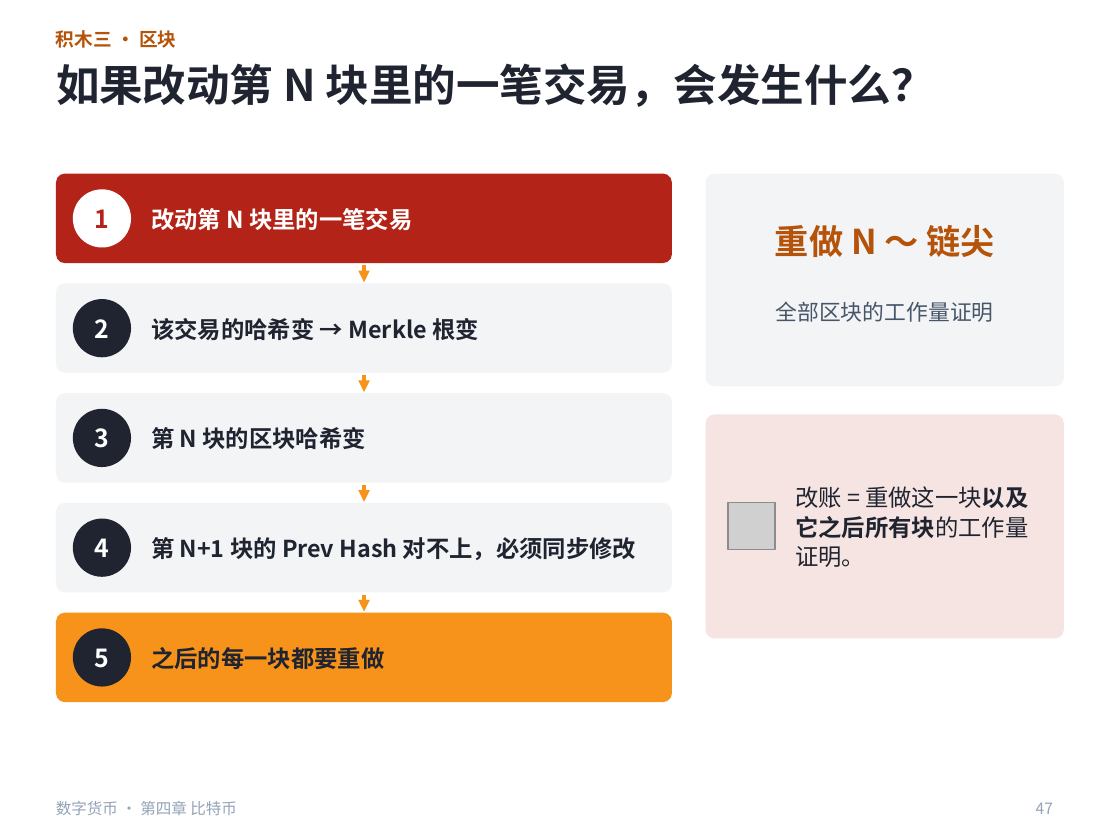
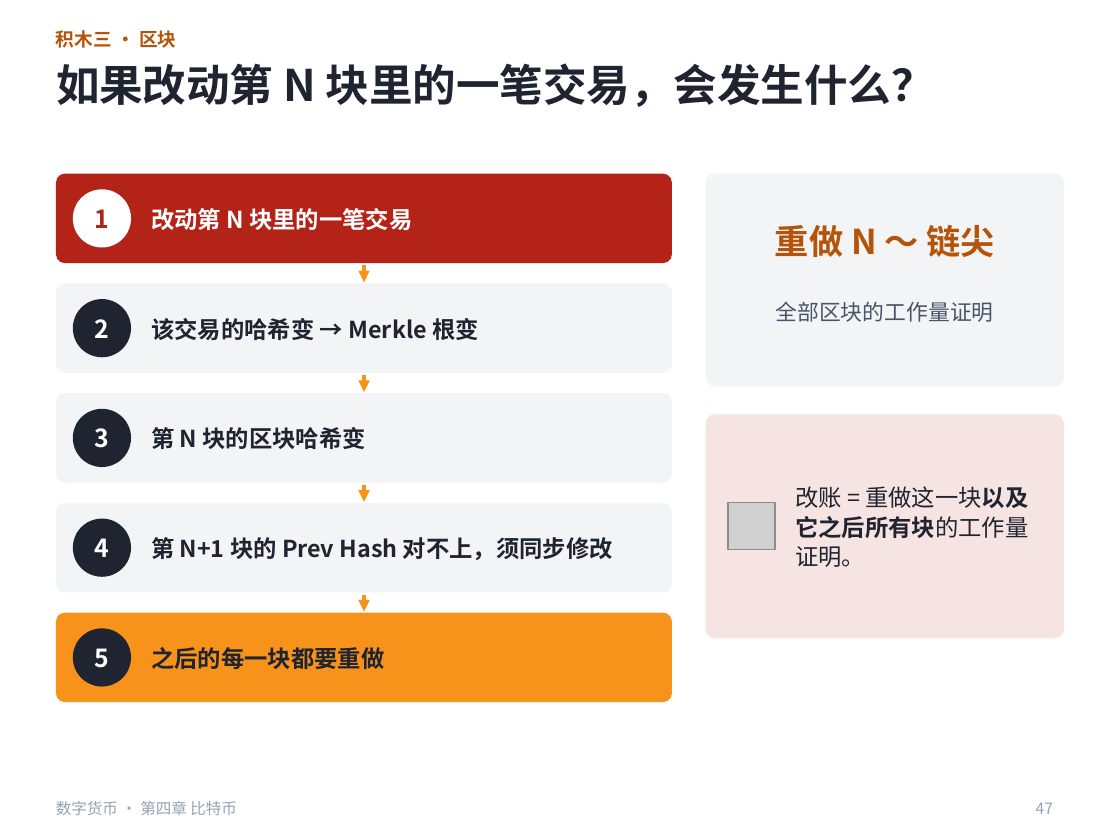
Before and after one commit to hkm500/ppt, a slide deck: slide 47 of 数字货币4_优化版.pptx. Drawn at 1120x840 pixels with LibreOffice and Linux fonts; fonts in the diff are those of the drawing; grey boxes stand for pictures. Boxes give left, top, right and bottom in pixels: in the first picture for what was removed or moved away, otherwise in the second. Text is boxed around its words. In the diff, an @@ line names an element or a change of style, - is before the commit and + after.

```diff
--- a/数字货币4_优化版.pptx
+++ b/数字货币4_优化版.pptx
@@ text at (151, 537, 613, 560): text changed @@
-第 N+1 块的 Prev Hash 对不上，必须同步修改
+第 N+1 块的 Prev Hash 对不上，须同步修改
```
Also in this commit, not shown: 15 other slides changed, 40 other files.
